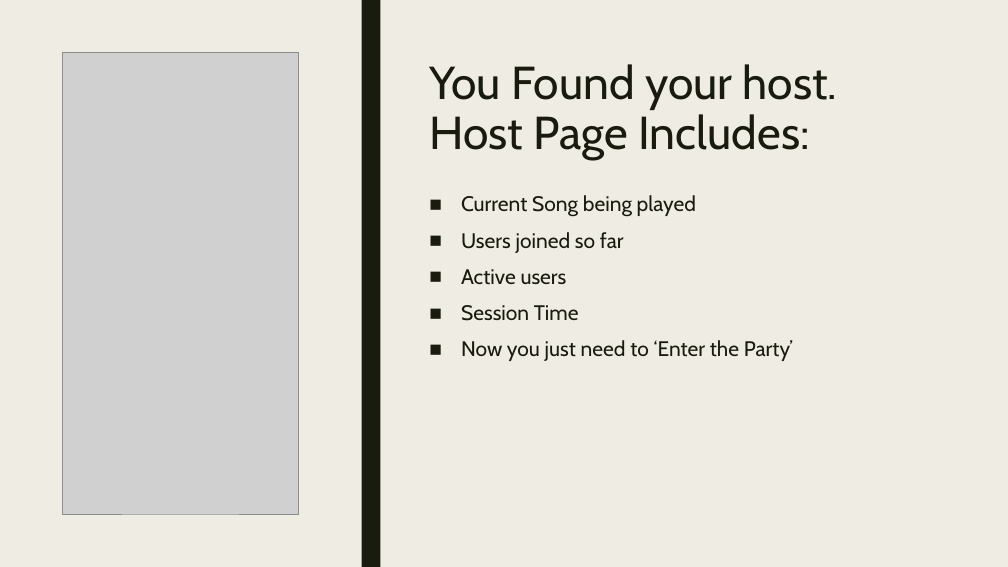
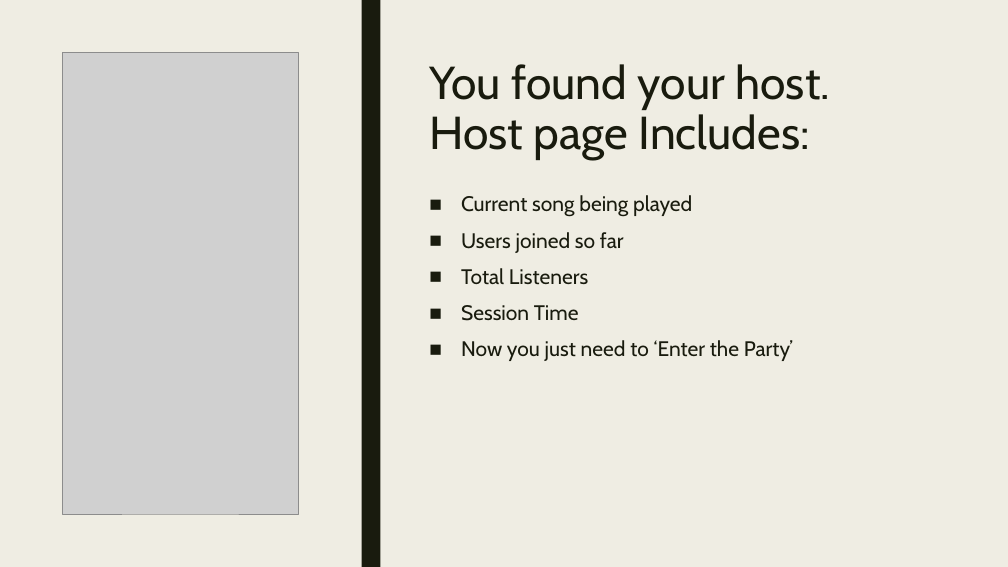
Before and after one commit to itamar659/Final-Project, a slide deck: slide 12 of App - Sadna.pptx. Drawn at 1008x567 pixels with LibreOffice and Linux fonts; fonts in the diff are those of the drawing; grey boxes stand for pictures. Boxes give left, top, right and bottom in pixels: in the first picture for what was removed or moved away, otherwise in the second. Text is boxed around its words. In the diff, an @@ line names an element or a change of style, - is before the commit and + after.

```diff
--- a/App - Sadna.pptx
+++ b/App - Sadna.pptx
@@ title at [429,64,831,160]: text changed @@
-You Found your host.
-Host Page Includes:
+You found your host.
+Host page Includes:
@@ text at [461,195,692,217]: text changed @@
-■ Current Song being played
+■ Current song being played
@@ text at [461,268,588,285]: text changed @@
-■ Active users
+■ Total Listeners
```
Also in this commit, not shown: 11 other slides changed, 5 slides added, 1 slide removed, 1 other file.
